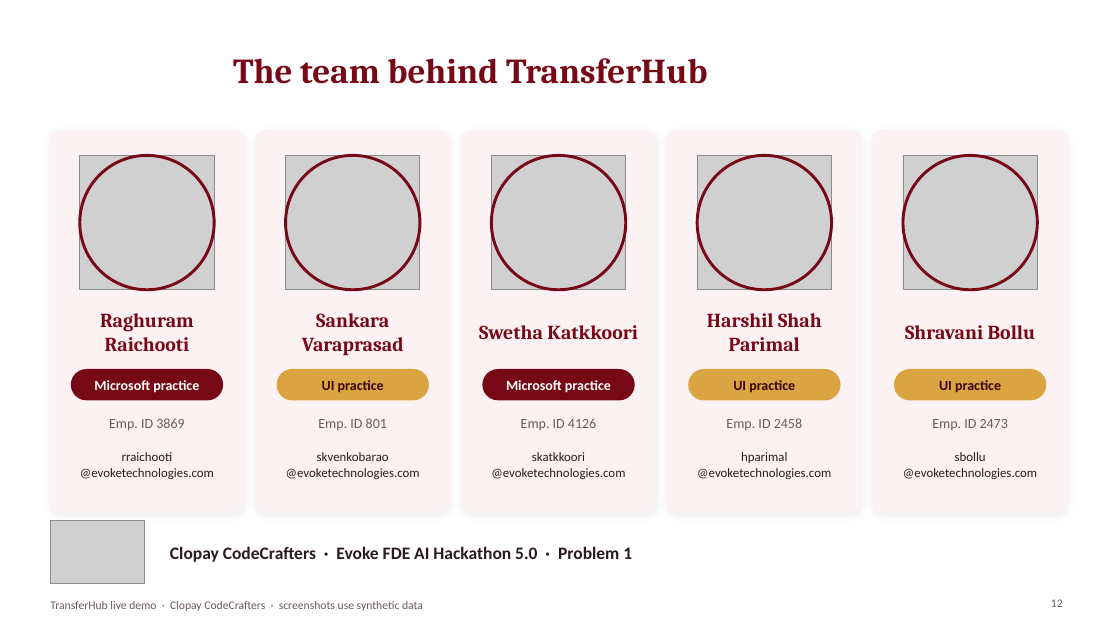
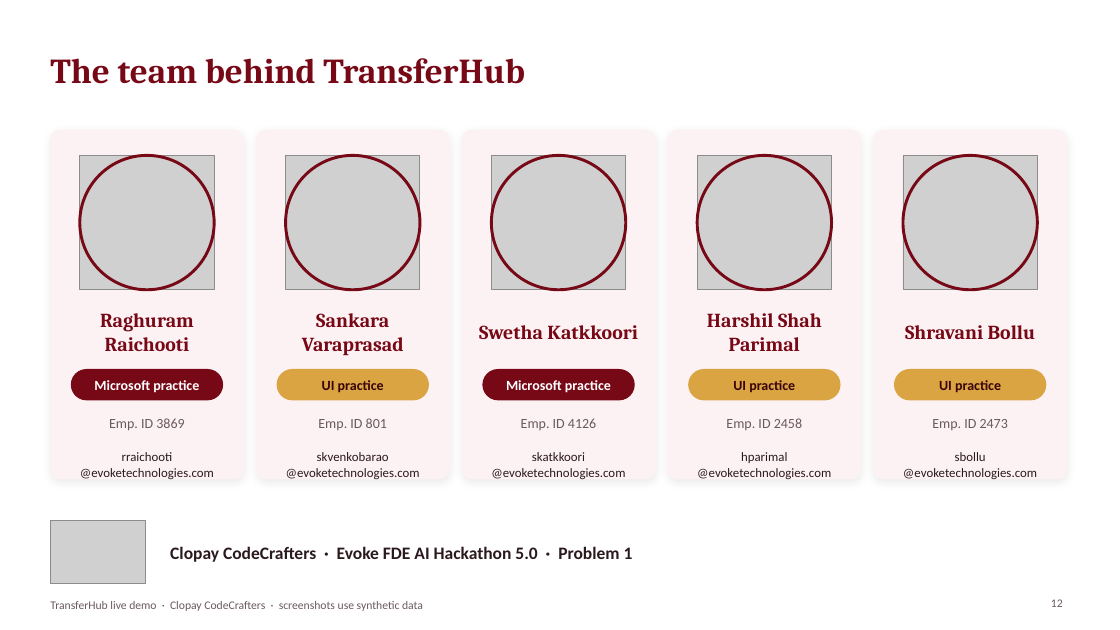
Before and after one commit to raghuramr/transferhub, a slide deck: slide 12 of _designs/deck/TransferHub-Demo.pptx. Drawn at 1120x630 pixels with LibreOffice and Linux fonts; fonts in the diff are those of the drawing; grey boxes stand for pictures. Boxes give left, top, right and bottom in pixels: in the first picture for what was removed or moved away, otherwise in the second. Text is boxed around its words. In the diff, an @@ line names an element or a change of style, - is before the commit and + after.

```diff
--- a/_designs/deck/TransferHub-Demo.pptx
+++ b/_designs/deck/TransferHub-Demo.pptx
@@ title "The team behind TransferHub" at <box>50,58,525,84</box>: alignment centre to left @@
@@ rounded rectangle: place and size @@
-rounded rectangle at <box>50,130,244,513</box>
+rounded rectangle at <box>50,130,244,479</box>
@@ rounded rectangle: place and size @@
-rounded rectangle at <box>256,130,450,513</box>
+rounded rectangle at <box>256,130,450,479</box>
@@ rounded rectangle: place and size @@
-rounded rectangle at <box>462,130,655,513</box>
+rounded rectangle at <box>462,130,655,479</box>
@@ rounded rectangle: place and size @@
-rounded rectangle at <box>668,130,861,513</box>
+rounded rectangle at <box>668,130,861,479</box>
@@ rounded rectangle: place and size @@
-rounded rectangle at <box>874,130,1067,513</box>
+rounded rectangle at <box>874,130,1067,479</box>
```
Also in this commit, not shown: 11 other slides changed, 7 other files.
